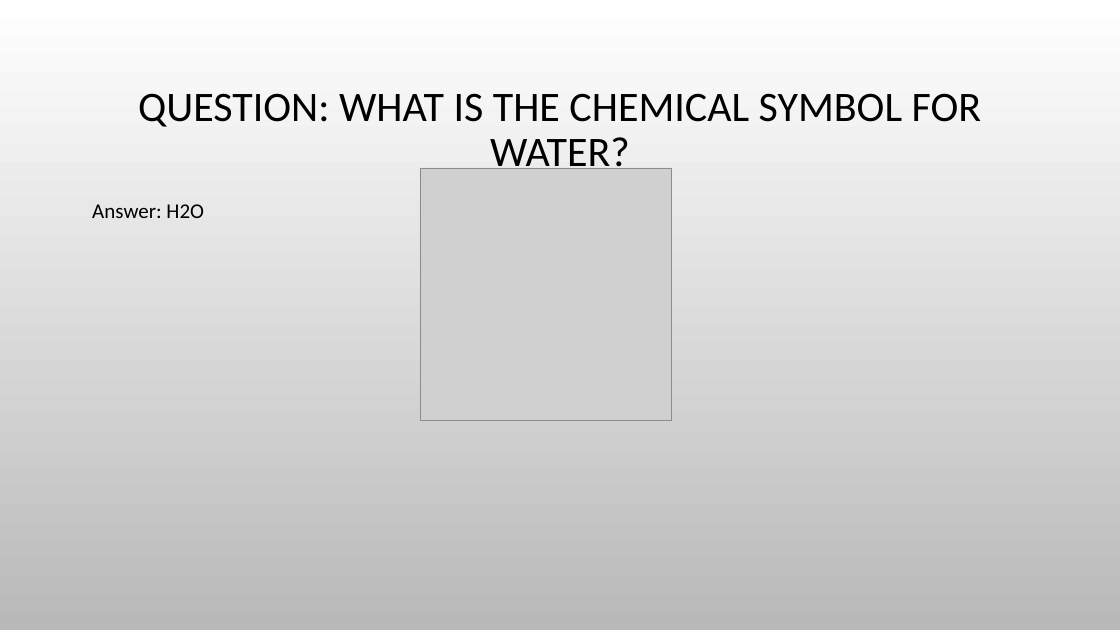
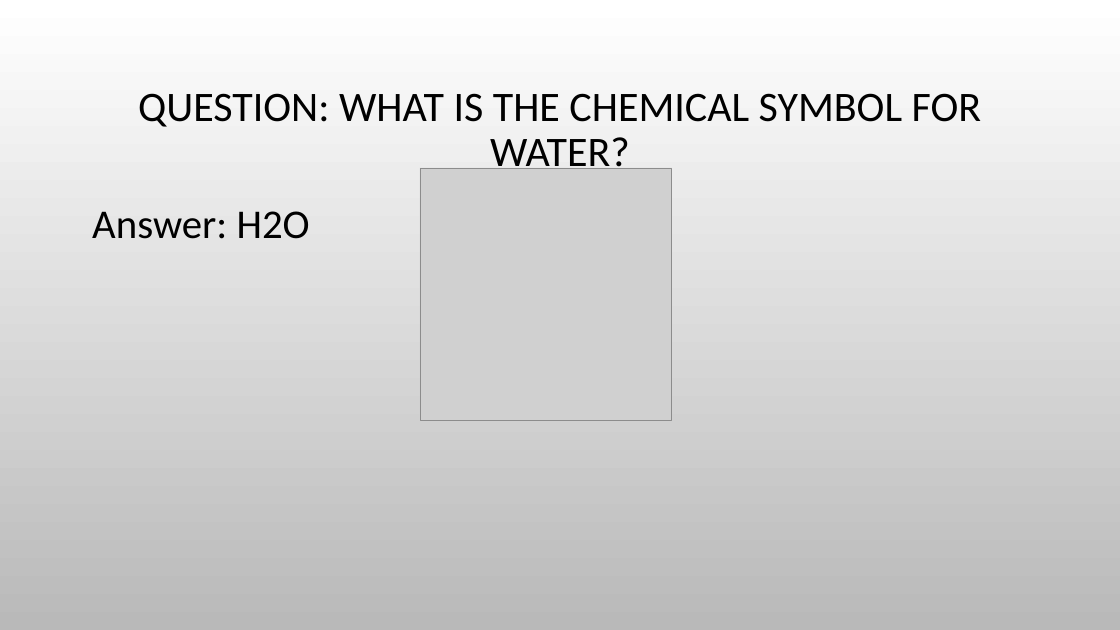
Before and after one commit to SoumyaSunil3007/ppt_generator, a slide deck: slide 3 of random_quiz_with_lilac.pptx (slide 2 before the commit). Drawn at 1120x630 pixels with LibreOffice and Linux fonts; fonts in the diff are those of the drawing; grey boxes stand for pictures; background and template pictures are left out. Boxes give left, top, right and bottom in pixels: in the first picture for what was removed or moved away, otherwise in the second. Text is boxed around its words. In the diff, an @@ line names an element or a change of style, - is before the commit and + after.

```diff
--- a/random_quiz_with_lilac.pptx
+++ b/random_quiz_with_lilac.pptx
@@ text "Answer: H2O" at <box>92,211,310,239</box>: size 18 to 35 pt @@
```
Also in this commit, not shown: 2 other slides changed, 1 slide added, 3 other files.
